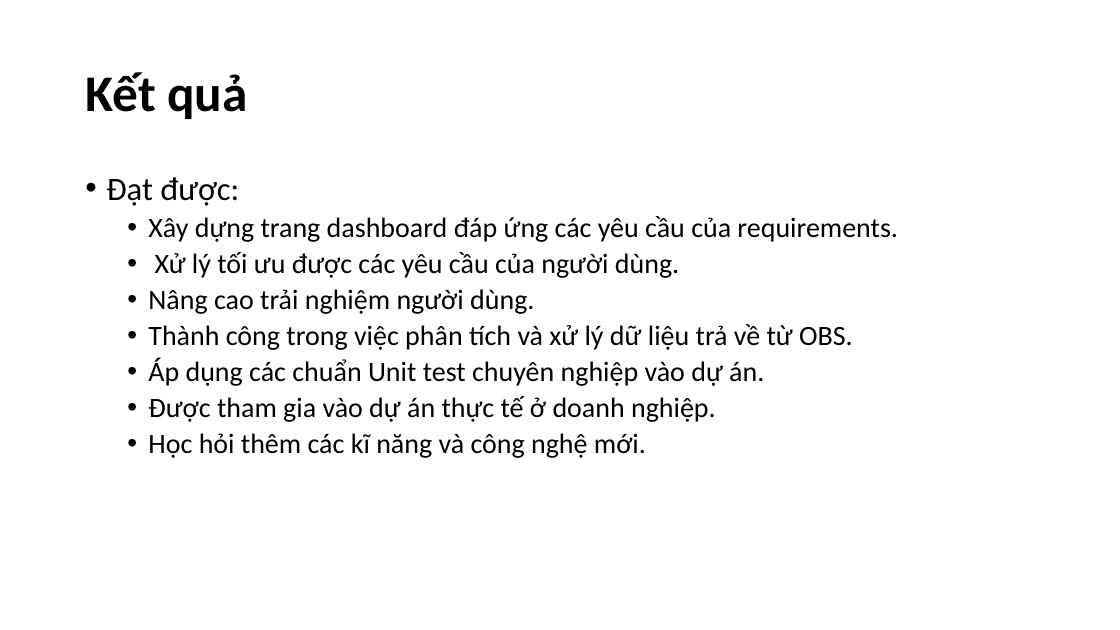
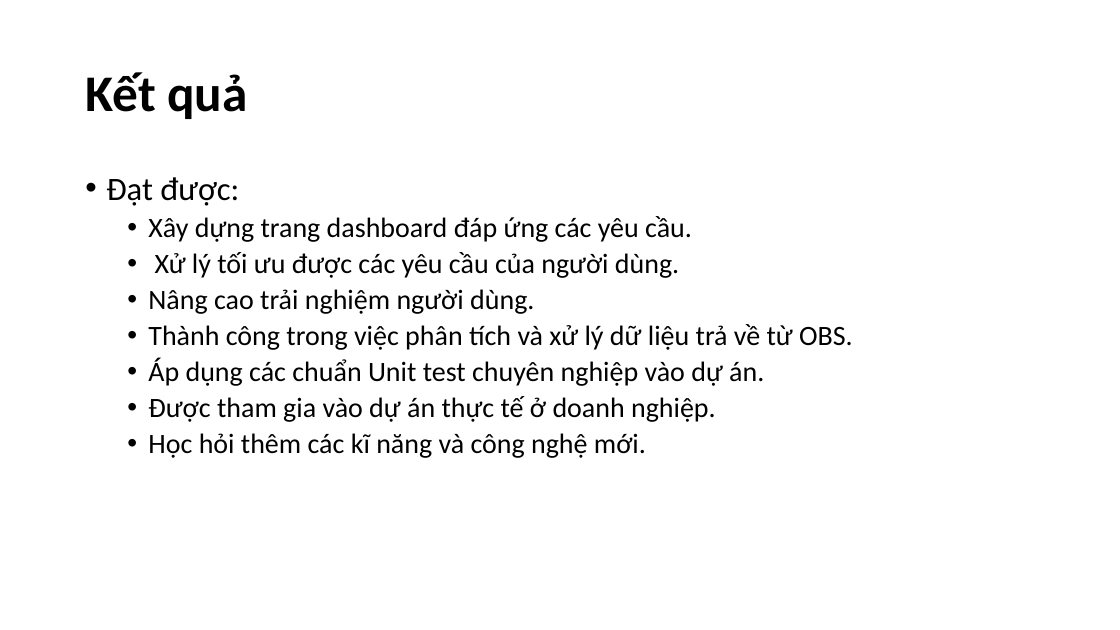
Before and after one commit to nguyenmanhphuc/DoAnA, a slide deck: slide 13 of BÁO CÁO THỰC TẬP.pptx (slide 15 before the commit). Drawn at 1120x630 pixels with LibreOffice and Linux fonts; fonts in the diff are those of the drawing. Boxes give left, top, right and bottom in pixels: in the first picture for what was removed or moved away, otherwise in the second. Text is boxed around its words. In the diff, an @@ line names an element or a change of style, - is before the commit and + after.

```diff
--- a/BÁO CÁO THỰC TẬP.pptx
+++ b/BÁO CÁO THỰC TẬP.pptx
@@ text at (148, 216, 692, 242): text changed @@
-  • Xây dựng trang dashboard đáp ứng các yêu cầu của requirements.
+  • Xây dựng trang dashboard đáp ứng các yêu cầu.
```
Also in this commit, not shown: 6 other slides changed, 2 slides removed.
